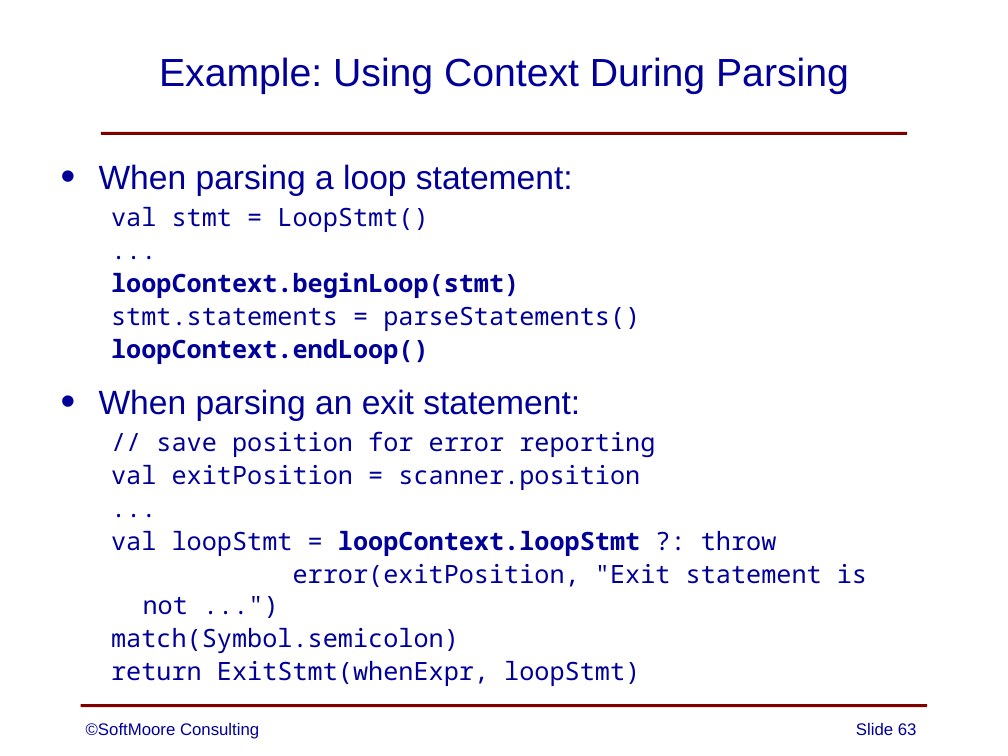
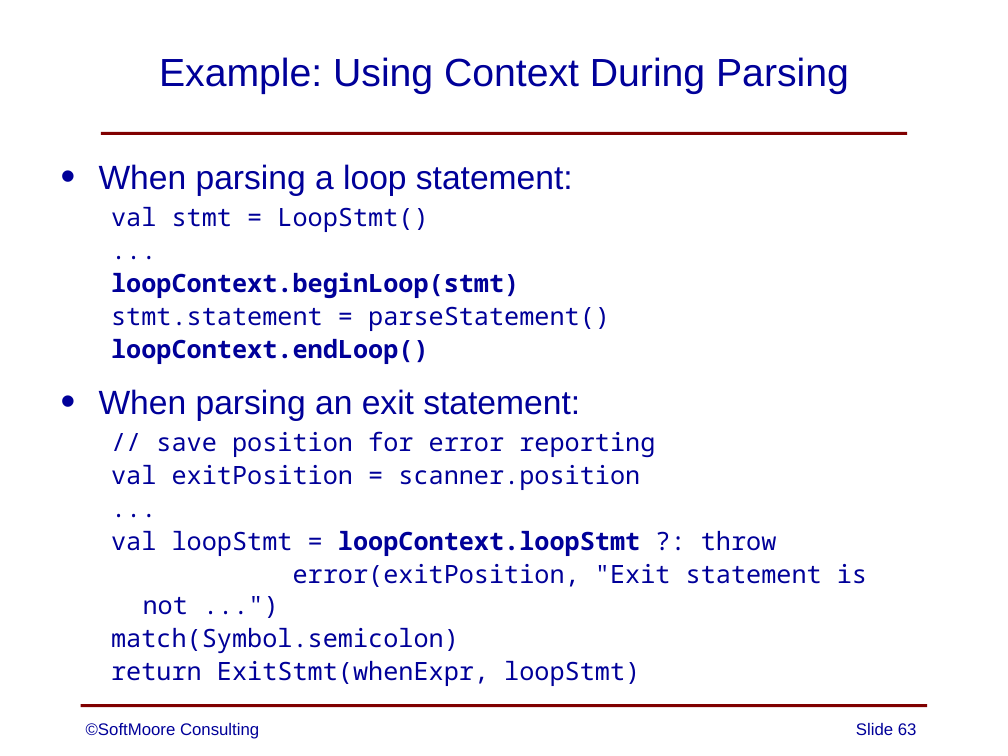
Before and after one commit to SoftMoore/CPRL-Kt-2nd, a slide deck: slide 63 of PowerPoints/08 - Abstract Syntax Trees.pptx. Drawn at 1008x756 pixels with LibreOffice and Linux fonts; fonts in the diff are those of the drawing. Boxes give left, top, right and bottom in pixels: in the first picture for what was removed or moved away, otherwise in the second. Text is boxed around its words. In the diff, an @@ line names an element or a change of style, - is before the commit and + after.

```diff
--- a/PowerPoints/08 - Abstract Syntax Trees.pptx
+++ b/PowerPoints/08 - Abstract Syntax Trees.pptx
@@ text at <box>111,306,610,331</box>: text changed @@
-  stmt.statements = parseStatements()
+  stmt.statement = parseStatement()
```
Also in this commit, not shown: 3 other slides changed.
